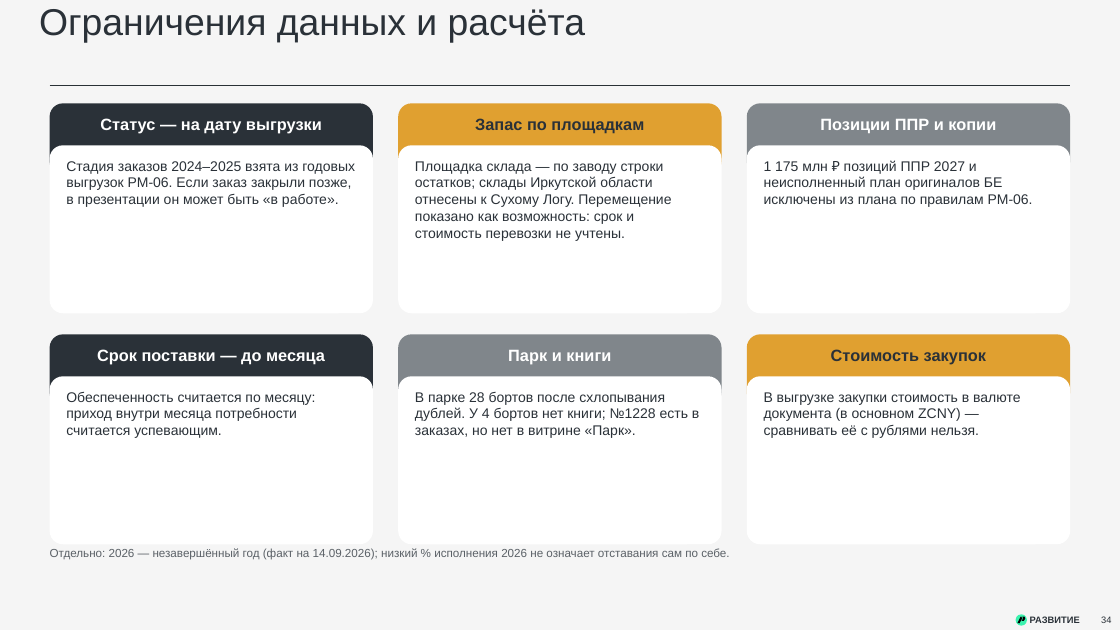
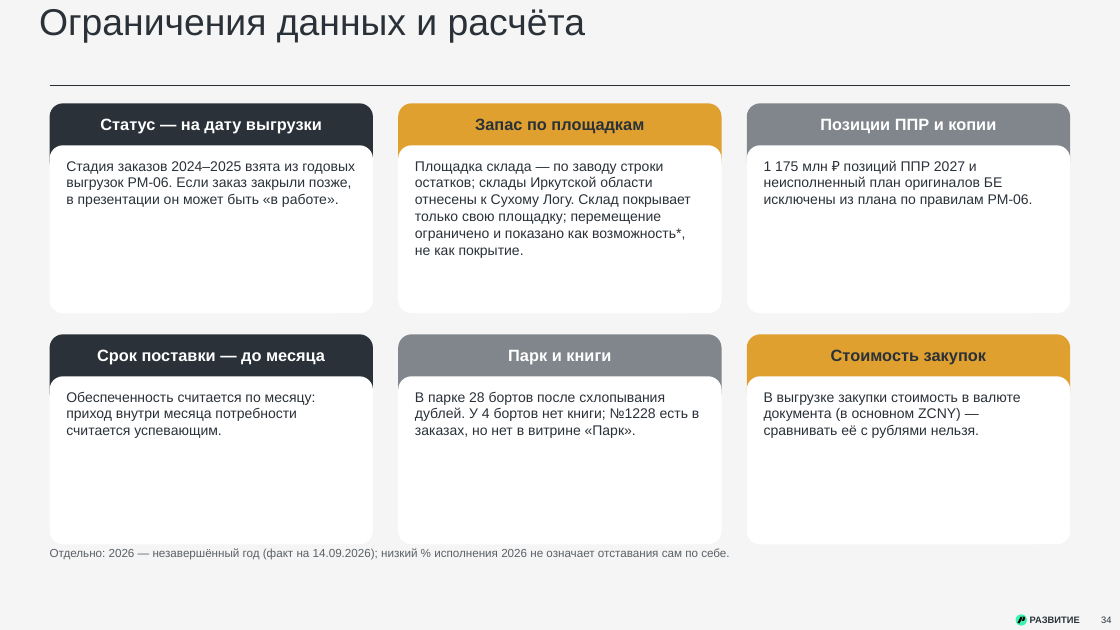
Before and after one commit to victorekuznetsov/TZ, a slide deck: slide 34 of exports/WK_ispolnenie_2024-2026_plan_2027.pptx. Drawn at 1120x630 pixels with LibreOffice and Linux fonts; fonts in the diff are those of the drawing. Boxes give left, top, right and bottom in pixels: in the first picture for what was removed or moved away, otherwise in the second. Text is boxed around its words. In the diff, an @@ line names an element or a change of style, - is before the commit and + after.

```diff
--- a/exports/WK_ispolnenie_2024-2026_plan_2027.pptx
+++ b/exports/WK_ispolnenie_2024-2026_plan_2027.pptx
@@ text at <box>415,161,691,258</box>: text changed @@
-Площадка склада — по заводу строки остатков; склады Иркутской области отнесены к Сухому Логу. Перемещение показано как возможность: срок и стоимость перевозки не учтены.
+Площадка склада — по заводу строки остатков; склады Иркутской области отнесены к Сухому Логу. Склад покрывает только свою площадку; перемещение ограничено и показано как возможность*, не как покрытие.
```
Also in this commit, not shown: 14 other slides changed, 2 other files.
